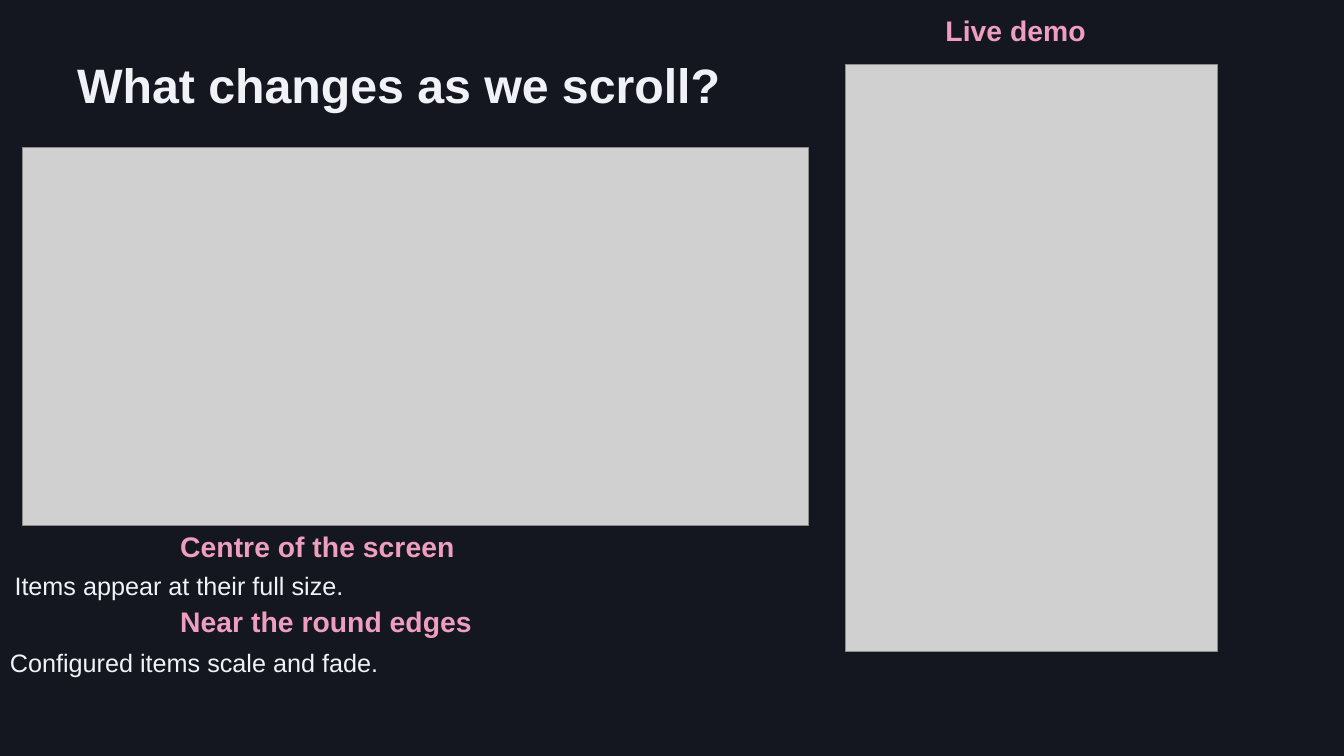
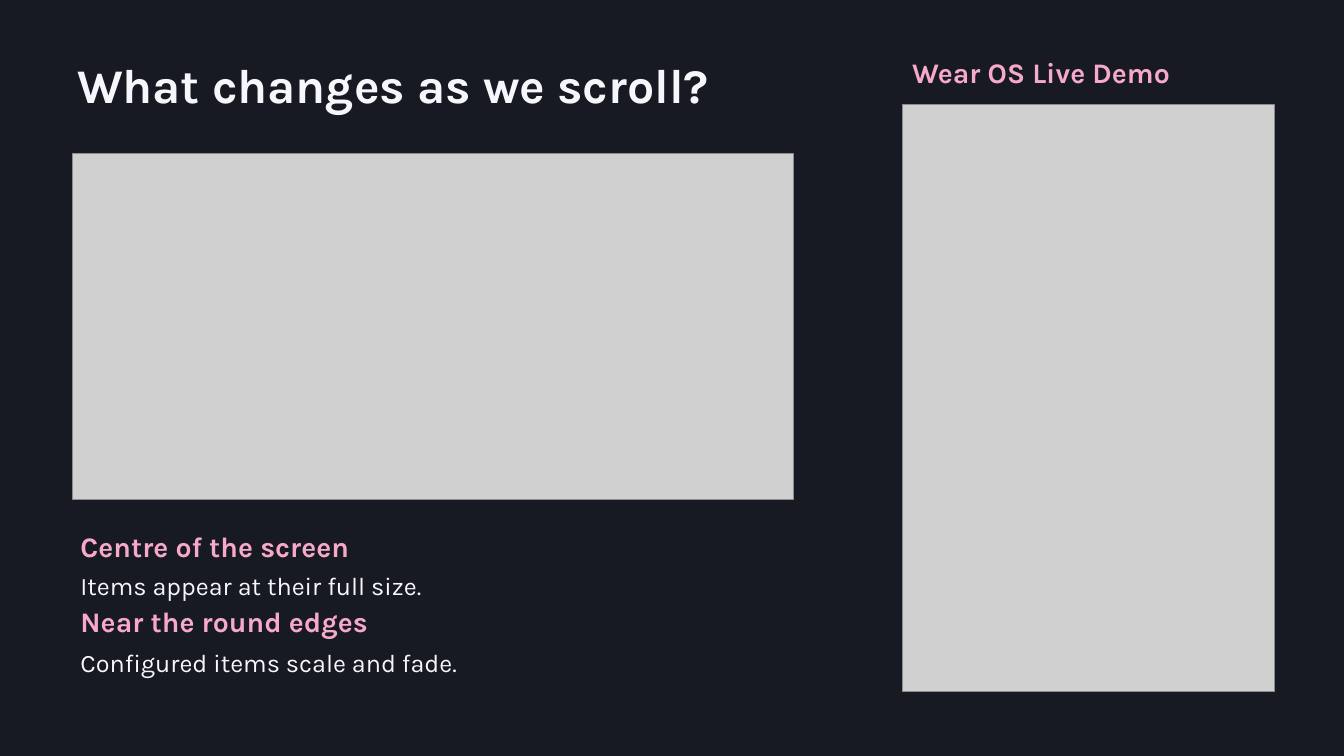
Before and after one commit to ms-Maryna/WearableAppDev, a slide deck: slide 11 of docs/slides/Wearable-App-Development.pptx (slide 6 before the commit). Drawn at 1344x756 pixels with LibreOffice and Linux fonts; fonts in the diff are those of the drawing; grey boxes stand for pictures. Boxes give left, top, right and bottom in pixels: in the first picture for what was removed or moved away, otherwise in the second. Text is boxed around its words. In the diff, an @@ line names an element or a change of style, - is before the commit and + after.

```diff
--- a/docs/slides/Wearable-App-Development.pptx
+++ b/docs/slides/Wearable-App-Development.pptx
@@ background #151720 to #171923 @@
@@ text at [912,63,1169,84]: text changed; font Arial to Karla; text colour #EE9EBF to #F6A9C8 @@
-Live demo
+Wear OS Live Demo
@@ picture: place and size @@
-picture at [846,65,1219,651]
+picture at [902,105,1275,692]
@@ picture: place and size @@
-picture at [22,147,809,525]
+picture at [73,153,793,500]
@@ text "Centre of the screen": place and size @@
-text "Centre of the screen" at [180,536,454,558]
+text "Centre of the screen" at [80,537,349,558]
@@ text "Centre of the screen" at [80,537,349,558]: font Arial to Karla, text colour #EE9EBF to #F6A9C8 @@
@@ text "Items appear at their full ...": place and size @@
-text "Items appear at their full ..." at [15,576,344,600]
+text "Items appear at their full ..." at [80,577,421,601]
@@ text "Near the round edges": place and size @@
-text "Near the round edges" at [180,611,472,638]
+text "Near the round edges" at [80,612,368,639]
@@ text "Near the round edges" at [80,612,368,639]: font Arial to Karla, text colour #EE9EBF to #F6A9C8 @@
@@ font Arial to Karla, text colour #F1F2F7 to #F5F7FA in 3 elements at [77,70,709,115], [80,577,421,601], [80,654,457,678] @@
@@ text "Configured items scale and fade.": place and size @@
-text "Configured items scale and fade." at [10,653,378,678]
+text "Configured items scale and fade." at [80,654,457,678]
```
Also in this commit, not shown: 14 other slides changed, 7 slides added, 6 other files.
